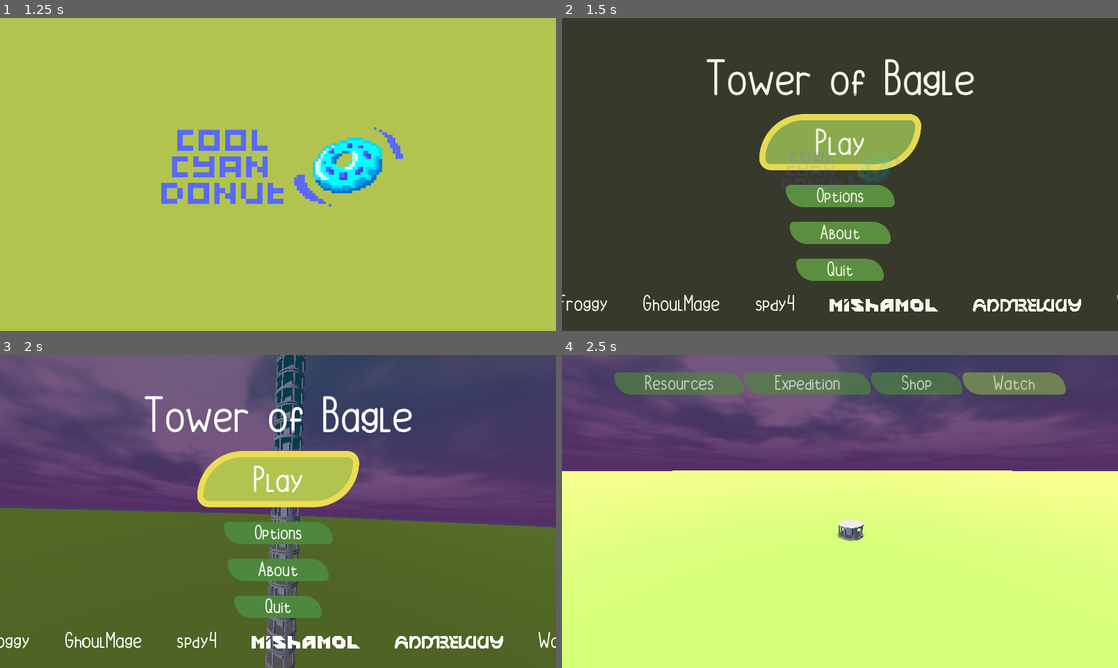
Above: before the commit, frames 1-4 (two rows, left to right).
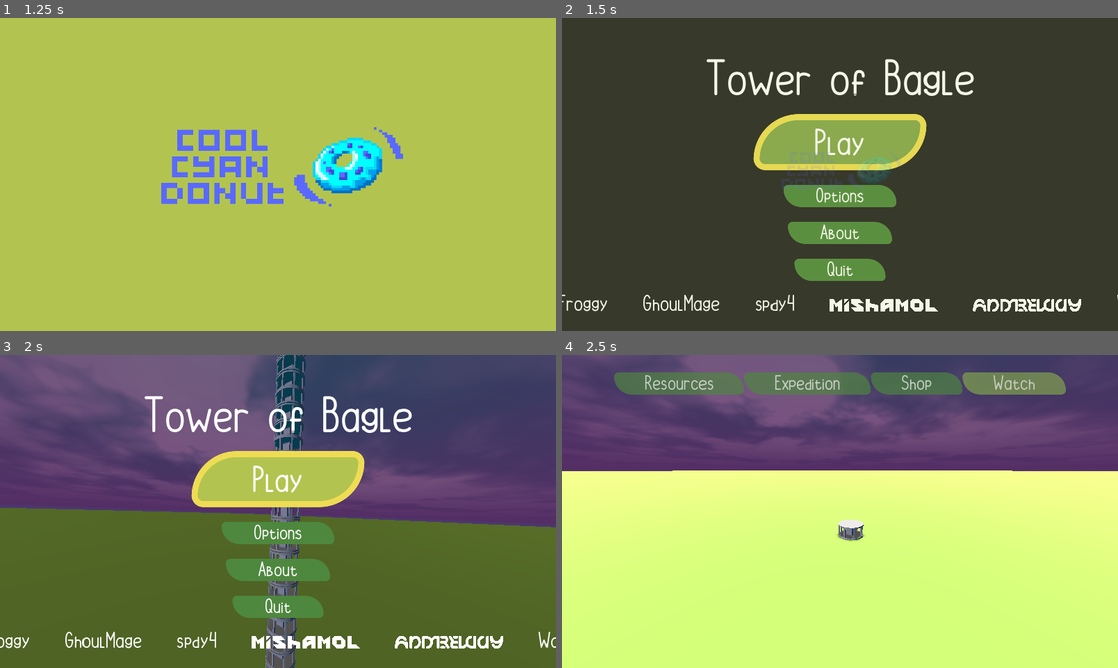
Above: after the commit, the same moments.

Repository: TrueMishamol/GMTK-2024
Game: Godot game, scene res://levels/main_scene.tscn
Two runs of this game, one before a commit and one after it. Both use one fixed random seed, a clock stepped at 60 frames per second and the inputs below.
Inputs:
- Up to frame 1 (1.25 s): click "Play" at 0.5 s
- Up to frame 2 (1.5 s): click "Play" at 1.25 s
- Up to frame 3 (2 s): no input
- Up to frame 4 (2.5 s): click "Play" at 2 s

Frame 1 is identical in both runs. In frame 2, 1.2% of the frame differs, in the area x 34-66%, y 30-84%; in frame 3, 1.1%; in frame 4, nothing differs.

Commit message:
UI - fix labels

Diff:
--- a/levels/menu/main_menu/main_menu.tscn
+++ b/levels/menu/main_menu/main_menu.tscn
@@ -149,9 +149,9 @@
 anchor_top = 0.5
 anchor_right = 0.5
 anchor_bottom = 0.5
-offset_left = -186.0
+offset_left = -199.0
 offset_top = -191.0
-offset_right = 186.0
+offset_right = 199.0
 offset_bottom = 297.0
 grow_horizontal = 2
 grow_vertical = 2
@@ -164,18 +164,21 @@
 script = ExtResource("6_2tpi4")
 
 [node name="Options" type="Button" parent="Buttons"]
+custom_minimum_size = Vector2(260, 0)
 layout_mode = 2
 size_flags_horizontal = 4
 text = "Options"
 script = ExtResource("7_7dydj")
 
 [node name="About" type="Button" parent="Buttons"]
+custom_minimum_size = Vector2(240, 0)
 layout_mode = 2
 size_flags_horizontal = 4
 text = "About"
 script = ExtResource("8_uhrgg")
 
 [node name="Quit" type="Button" parent="Buttons"]
+custom_minimum_size = Vector2(210, 0)
 layout_mode = 2
 size_flags_horizontal = 4
 text = "Quit"
